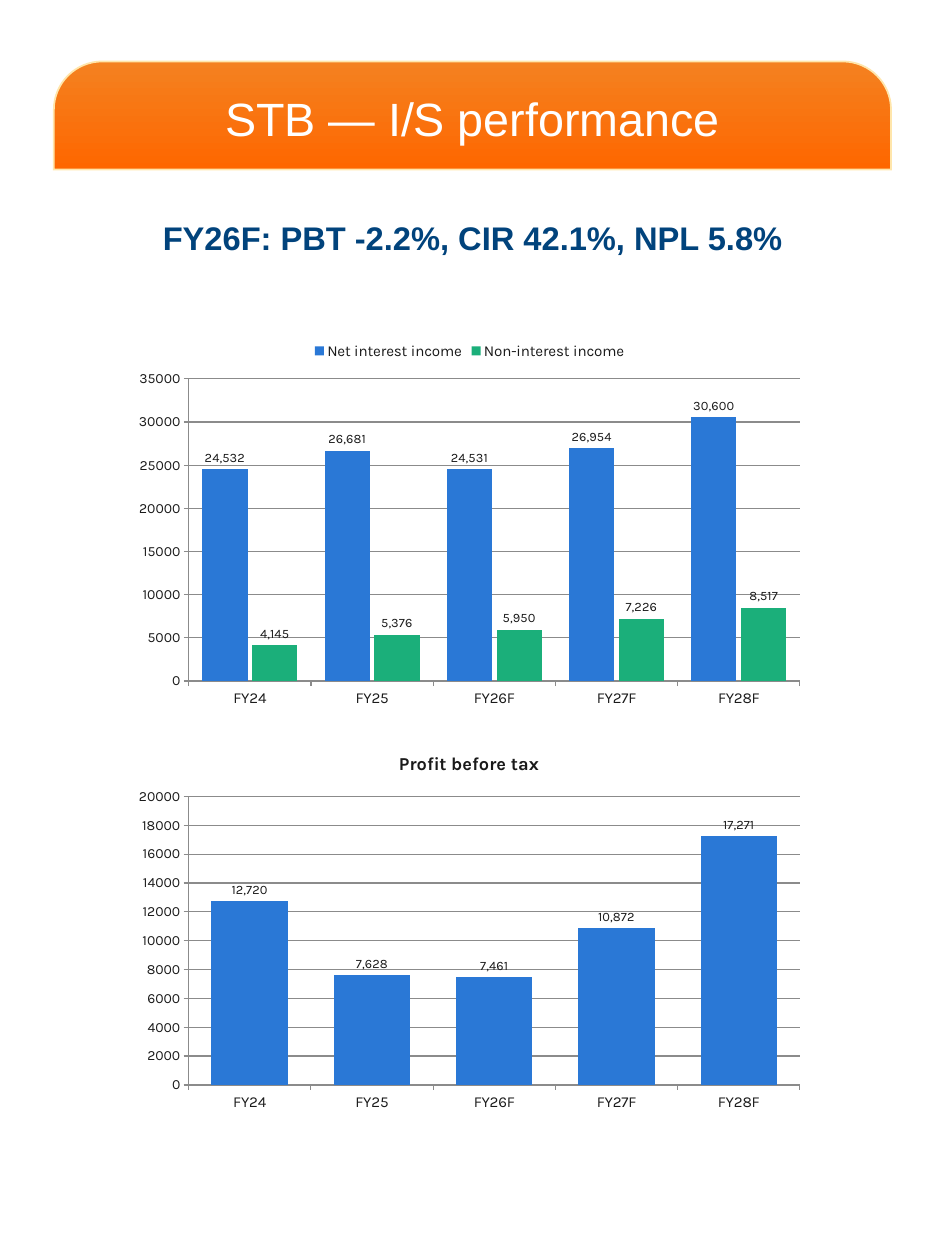
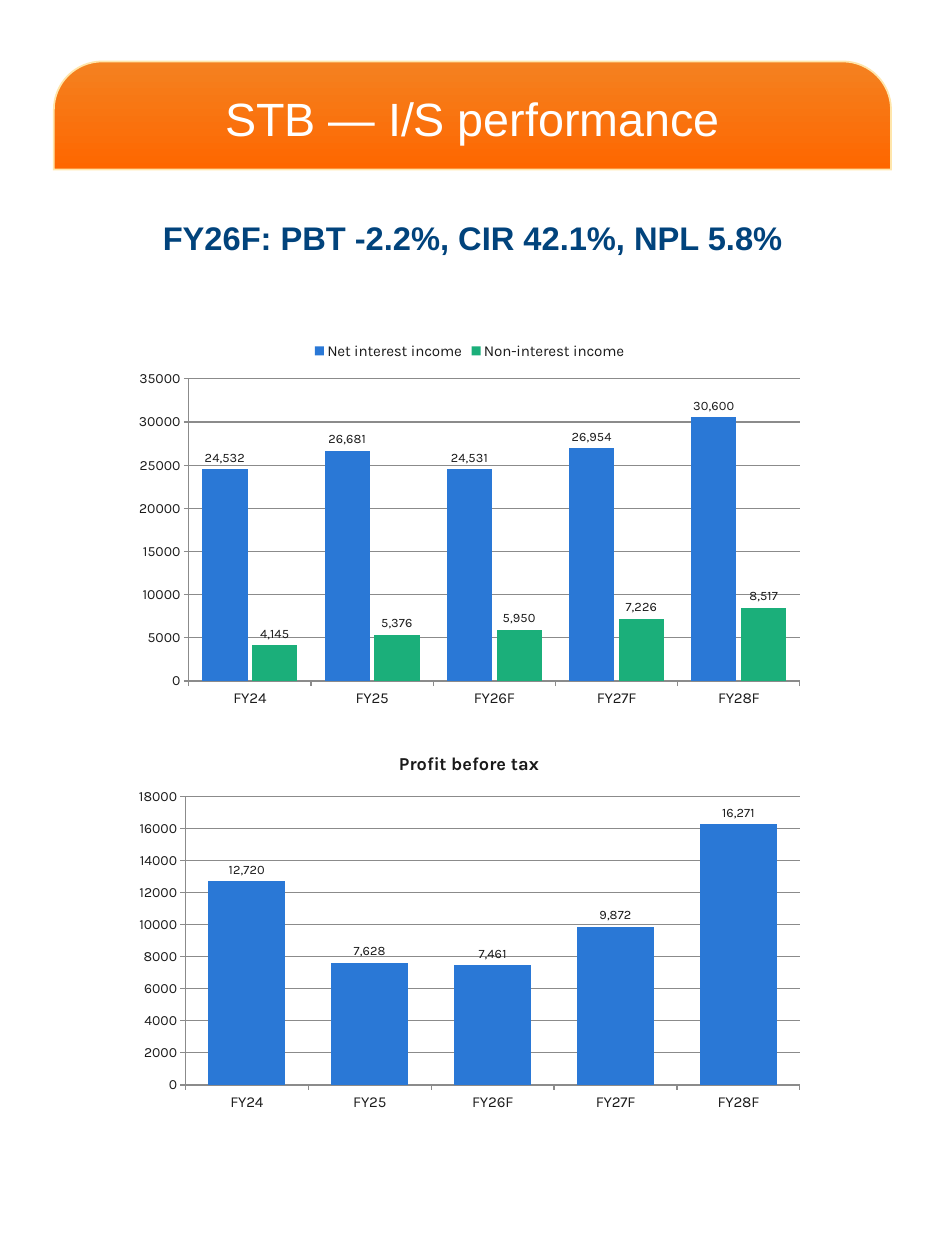
Before and after one commit to datquanton/verbose-guide, a slide deck: slide 3 of MASVN_Mobile_Report_STB_FPT_2Q26_EN_VN.pptx. Drawn at 945x1260 pixels with LibreOffice and Linux fonts; fonts in the diff are those of the drawing; background and template pictures are left out. Boxes give left, top, right and bottom in pixels: in the first picture for what was removed or moved away, otherwise in the second. Text is boxed around its words. In the diff, an @@ line names an element or a change of style, - is before the commit and + after.

```diff
--- a/MASVN_Mobile_Report_STB_FPT_2Q26_EN_VN.pptx
+++ b/MASVN_Mobile_Report_STB_FPT_2Q26_EN_VN.pptx
@@ column chart at box(125, 737, 814, 1119) @@
@@ Profit before tax, FY27F: 10872 to 9872 @@
@@ Profit before tax, FY28F: 17271 to 16271 @@
```
Also in this commit, not shown: 7 other slides changed, 14 other files.
